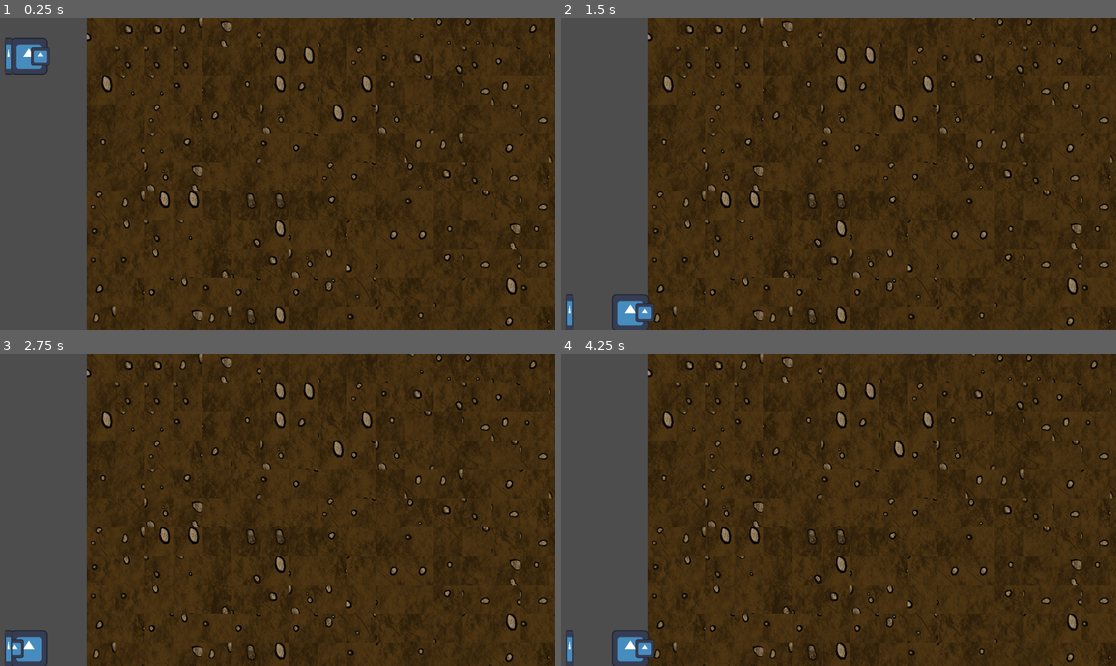
Above: before the commit, frames 1-4 (two rows, left to right).
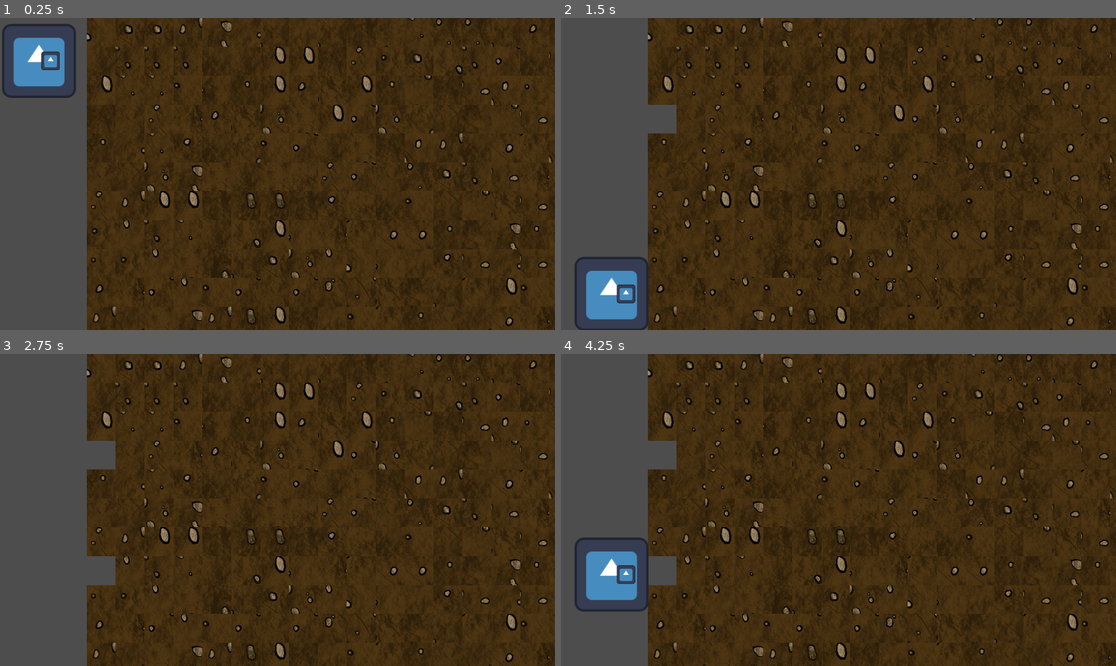
Above: after the commit, the same moments.

Repository: K2rlXYZ/UT-GameJam-23
Game: Godot game, scene res://Scenes/sandbox.tscn
The game is run twice, just before and just after one commit, with the same random seed, the same clock (stepped at 60 frames per second) and the same inputs. The engine's default icon, where the game draws it, is replaced by a stand-in: a white triangle on a blue panel in a dark square.
Inputs (mouse positions are in pixels of both pictures, inside the frame that each line leads up to):
- Up to frame 1 (0.25 s): no input
- Up to frame 2 (1.5 s): move the mouse to (960, 158) at 0.52 s; press the mouse at (960, 158) at 0.53 s; hold D (right) from 0.53 s (still down); tap Space (up) at 0.77, 1.07 s; right-click (960, 158) at 0.8 s; move the mouse to (727, 189) at 1.27 s; release the mouse at (727, 189) at 1.28 s; right-click (727, 189) at 1.35 s
- Up to frame 3 (2.75 s): tap Space (up) at 1.52, 1.55, 1.82, 2.1 s; move the mouse to (333, 441) at 2.02 s; release D (right) at 2.03 s; press the mouse at (333, 441) at 2.03 s; hold A (left) from 2.03 s (still down)
- Up to frame 4 (4.25 s): move the mouse to (810, 572) at 2.77 s; release A (left) at 2.78 s; release the mouse at (810, 572) at 2.78 s; hold D (right) from 2.78 s (still down); click (810, 572) at 2.85 s; tap Space (up) at 3.02, 3.32, 3.77, 3.8, 4.07 s; right-click (810, 572) at 3.05 s; move the mouse to (1005, 556) at 3.52 s; hold Right mouse button (clickRight) from 3.53 s (still down)

The runs differ from the first frame. In frame 1, 1.7% of the frame differs, in the area x 0-14%, y 2-26%; in frame 2, 2.4%; in frame 3, 1.5%; in frame 4, 3.3%, in the area x 0-21%, y 27-100%.

Commit message:
mhm

Diff:
--- a/Scenes/player_character.gd
+++ b/Scenes/player_character.gd
@@ -7,6 +7,8 @@
 @export var pickaxe: CharacterBody2D
 @export var raycast: RayCast2D
 @export var tiles_data: BetterTilesData
+
+var number_of_supports = 4
 var direction = true
 var pickaxe_x_offset = 50
 var in_air = false
@@ -40,10 +42,19 @@
 
 	move_and_slide()
 
+func place_support():
+	if number_of_supports > 0:
+		var prel = preload("res://Scenes/support_beam.tscn")
+		get_parent().add_child(prel)
+
+func pickup_support():
+	pass
+
+
 func mine():
 	# Get vector from player towards mouse and limit its length
 	var vect = get_global_mouse_position() - self.position
-	vect = vect.limit_length(100)
+	vect = vect.limit_length(250)
 	# Set the vector as raycasts target position and update the raycast
 	raycast.target_position = vect
 	raycast.force_raycast_update()
@@ -54,7 +65,7 @@
 		var local_coordinate = tilemap.local_to_map(tilemap.to_local(collision_point+vect.limit_length(20))) as Vector2i
 		#Get the target tiles BetterTileData
 		var target_tile = tiles_data.lst.filter(func(e): return (e as BetterTileData).local_position == local_coordinate)[0] as BetterTileData
-		if (target_tile.durability == 0):
+		if (target_tile.durability == 1):
 			tilemap.erase_cell(0, local_coordinate)
 			var above_target_tile_position = target_tile.local_position
 			above_target_tile_position.y -= 1
@@ -65,11 +76,6 @@
 		else:
 			target_tile.durability -= 1
 
-
-
-func mine_test():
-	if Input.is_action_just_pressed("clickLeft"):
-		mine()
 
 # Called when the node enters the scene tree for the first time.
 func _ready():
@@ -83,3 +89,5 @@
 	if event is InputEventMouse:
 		if event.is_action_pressed("clickLeft"):
 			mine()
+		if event.is_action_pressed("clickRight"):
+			pass
--- a/Scenes/player_character.tscn
+++ b/Scenes/player_character.tscn
@@ -5,7 +5,7 @@
 [ext_resource type="PackedScene" uid="uid://deuis415k5koh" path="res://Scenes/pickaxe.tscn" id="3_xp5yy"]
 
 [sub_resource type="RectangleShape2D" id="RectangleShape2D_0a1oi"]
-size = Vector2(120, 120)
+size = Vector2(250, 250)
 
 [node name="CharacterBody2D_PlayerCharacter" type="CharacterBody2D" node_paths=PackedStringArray("sprite", "pickaxe", "raycast")]
 position = Vector2(100, 100)
@@ -15,6 +15,7 @@
 raycast = NodePath("RayCast2D")
 
 [node name="Sprite2D_PlayerCharacter" type="Sprite2D" parent="."]
+scale = Vector2(2, 2)
 texture = ExtResource("2_p0en4")
 
 [node name="CollisionShape2D_PlayerCharacter" type="CollisionShape2D" parent="."]
--- a/Scenes/support_beam.gd
+++ b/Scenes/support_beam.gd
@@ -1,6 +1,7 @@
 extends CharacterBody2D
 
 @export var player: CharacterBody2D
+@export var area: Area2D
 
 var weight = 1
 
--- a/Scenes/support_beam.tscn
+++ b/Scenes/support_beam.tscn
@@ -6,8 +6,9 @@
 [sub_resource type="RectangleShape2D" id="RectangleShape2D_2lwm2"]
 size = Vector2(20, 120)
 
-[node name="CharacterBody2D_SupportBeam" type="CharacterBody2D"]
+[node name="CharacterBody2D_SupportBeam" type="CharacterBody2D" node_paths=PackedStringArray("area")]
 script = ExtResource("1_jrtn6")
+area = NodePath("Area2D")
 
 [node name="Sprite2D_SupportBeam" type="Sprite2D" parent="."]
 scale = Vector2(0.2, 1)
@@ -15,3 +16,8 @@
 
 [node name="CollisionShape2D_SupportBeam" type="CollisionShape2D" parent="."]
 shape = SubResource("RectangleShape2D_2lwm2")
+
+[node name="Area2D" type="Area2D" parent="."]
+
+[node name="CollisionShape2D_SupportBeam" type="CollisionShape2D" parent="Area2D"]
+shape = SubResource("RectangleShape2D_2lwm2")
